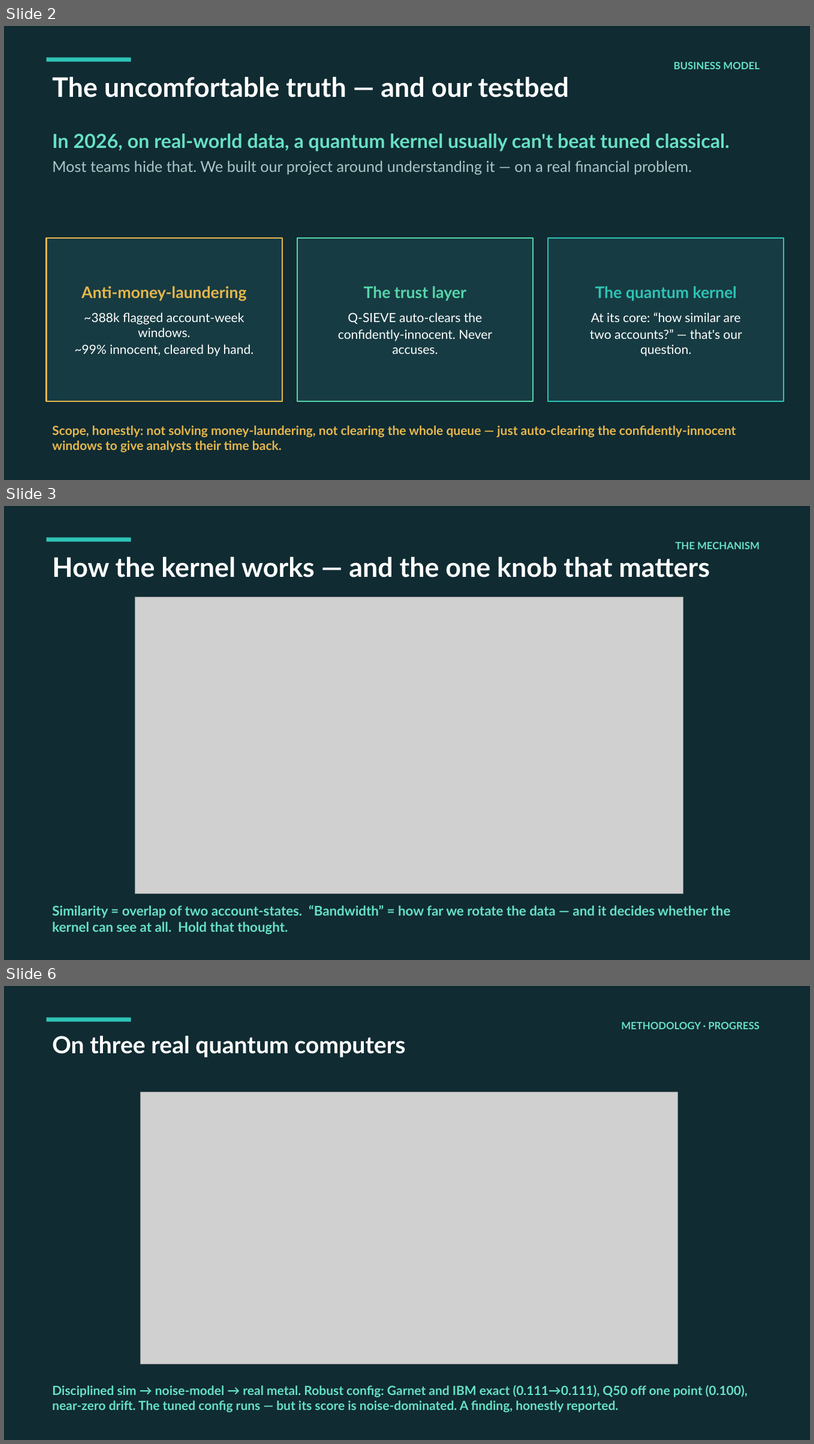
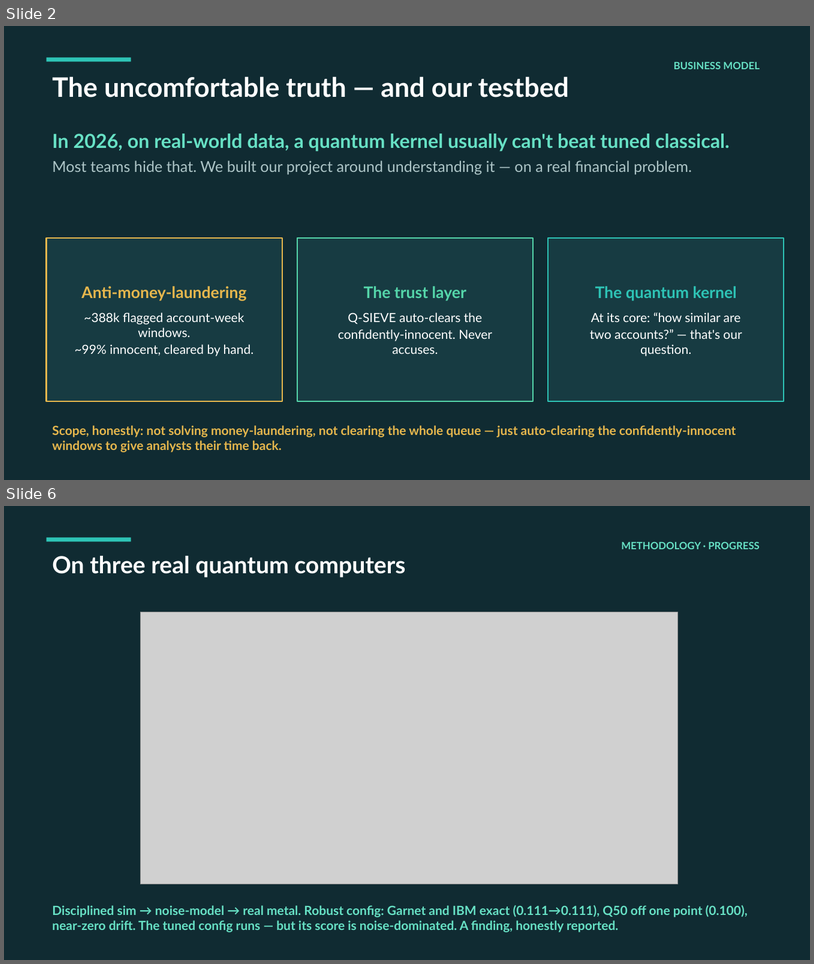
Before and after one commit to ELNAUL99/q-sieve, a slide deck: QSIEVE_pitch.pptx. Shown one above the other, each under a label of ours: slides 2, 3 and 6 before the commit, slides 2 and 6 after it; the slides between them are not shown. The pictures are 814x1444 and 814x964 pixels, drawn with LibreOffice and Linux fonts; fonts in the diff are those of the drawing; grey boxes stand for pictures. Boxes give left, top, right and bottom in pixels: in the first picture for what was removed or moved away, otherwise in the second. Text is boxed around its words. In the diff, an @@ line names an element or a change of style, - is before the commit and + after.

```diff
--- a/QSIEVE_pitch.pptx
+++ b/QSIEVE_pitch.pptx
@@ slide 3 removed at (4,506,810,960), background #FFFFFF @@
@@ rectangle removed at (4,506,810,960) @@
@@ rectangle removed at (47,537,131,541) @@
@@ text removed at (675,541,760,549) @@
-THE MECHANISM
@@ text removed at (52,556,710,577) @@
-How the kernel works — and the one knob that matters
@@ picture removed at (135,597,684,893) @@
@@ text removed at (52,905,731,934) @@
-Similarity = overlap of two account-states. “Bandwidth” = how far we rotate the data — and it decides whether the kernel can see at all. Hold that thought.
```
Also in this commit, not shown: 2 slides changed, 1 slide added, 2 other files.
